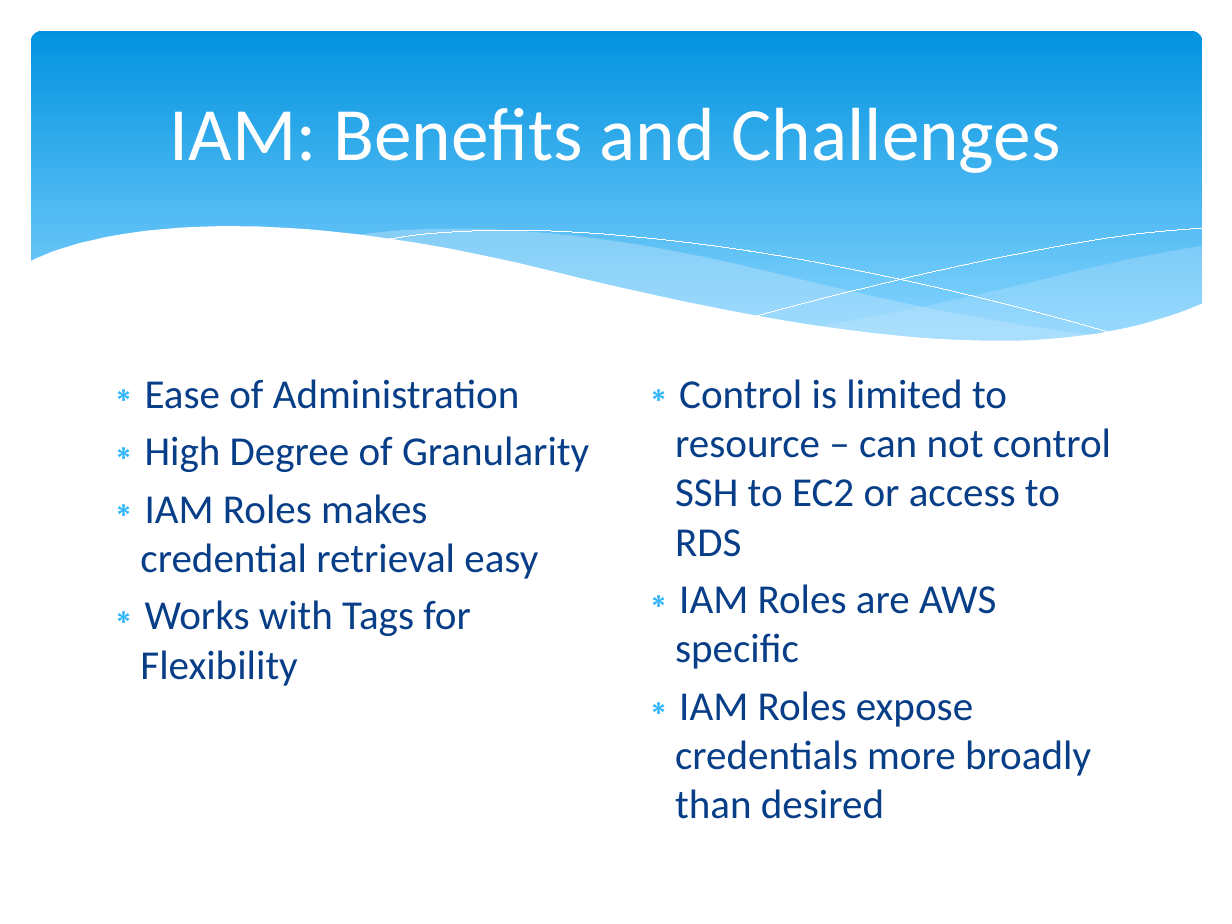
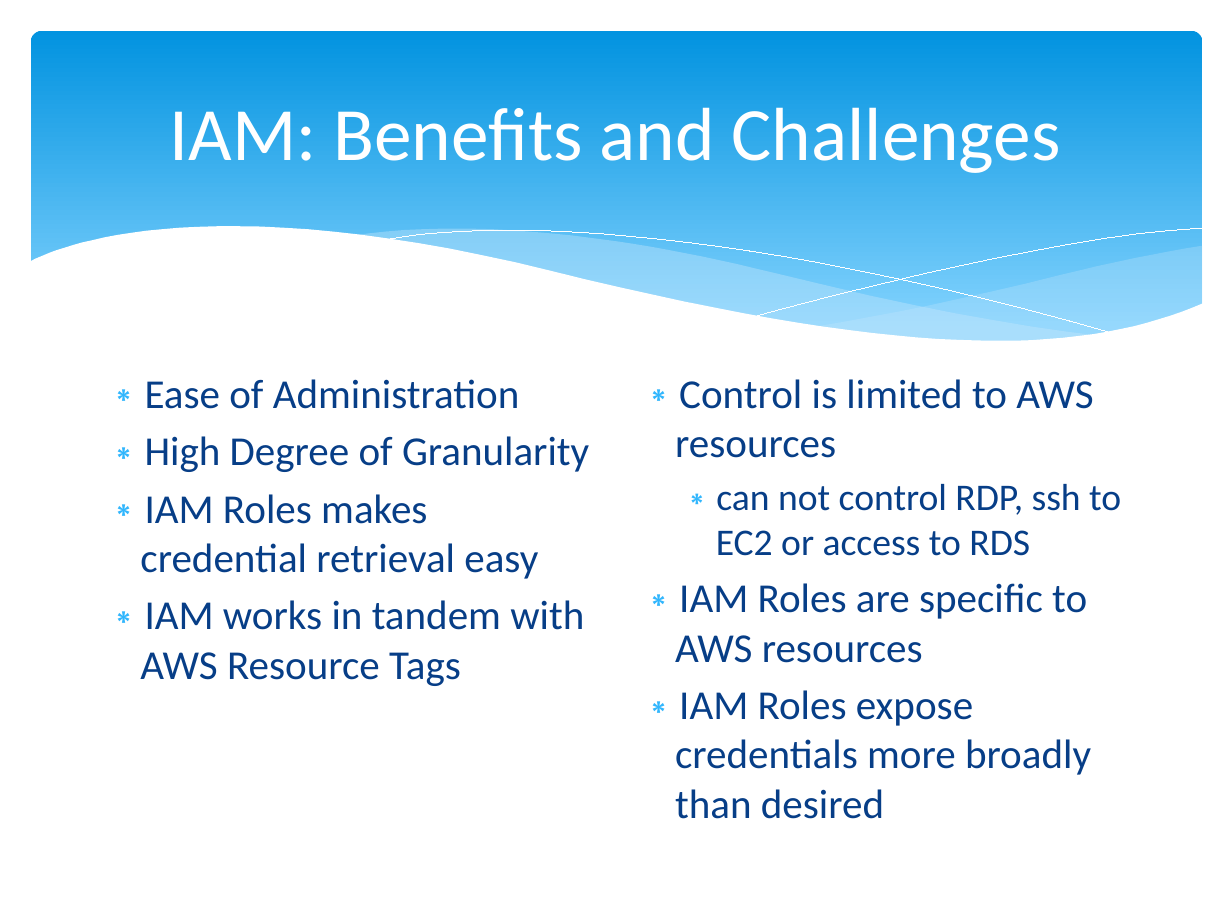
Before and after one commit to cloudavail/awstraining, a slide deck: slide 3 of aws-iam/aws-iam.pptx. Drawn at 1232x924 pixels with LibreOffice and Linux fonts; fonts in the diff are those of the drawing. Boxes give left, top, right and bottom in pixels: in the first picture for what was removed or moved away, otherwise in the second. Text is boxed around its words. In the diff, an @@ line names an element or a change of style, - is before the commit and + after.

Commit message:
assorted cleanup regarding IAM roles

```diff
--- a/aws-iam/aws-iam.pptx
+++ b/aws-iam/aws-iam.pptx
@@ text at [675,379,1121,663]: text changed @@
-∗ Control is limited to resource – can not control SSH to EC2 or access to RDS
-∗ IAM Roles are AWS specific
+∗ Control is limited to AWS resources
+  ∗ can not control RDP, ssh to EC2 or access to RDS
+∗ IAM Roles are specific to AWS resources
@@ text at [140,600,584,686]: text changed @@
-∗ Works with Tags for Flexibility
+∗ IAM works in tandem with AWS Resource Tags
```
Also in this commit, not shown: 6 other slides changed, 1 slide added.
